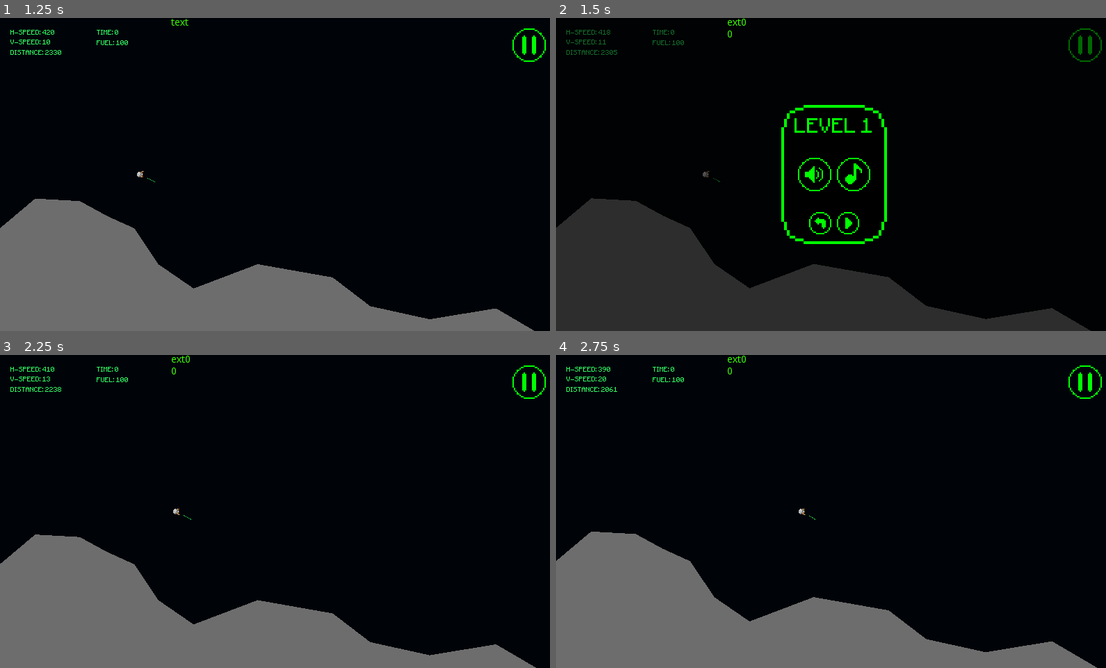
Above: before the commit, frames 1-4 (two rows, left to right).
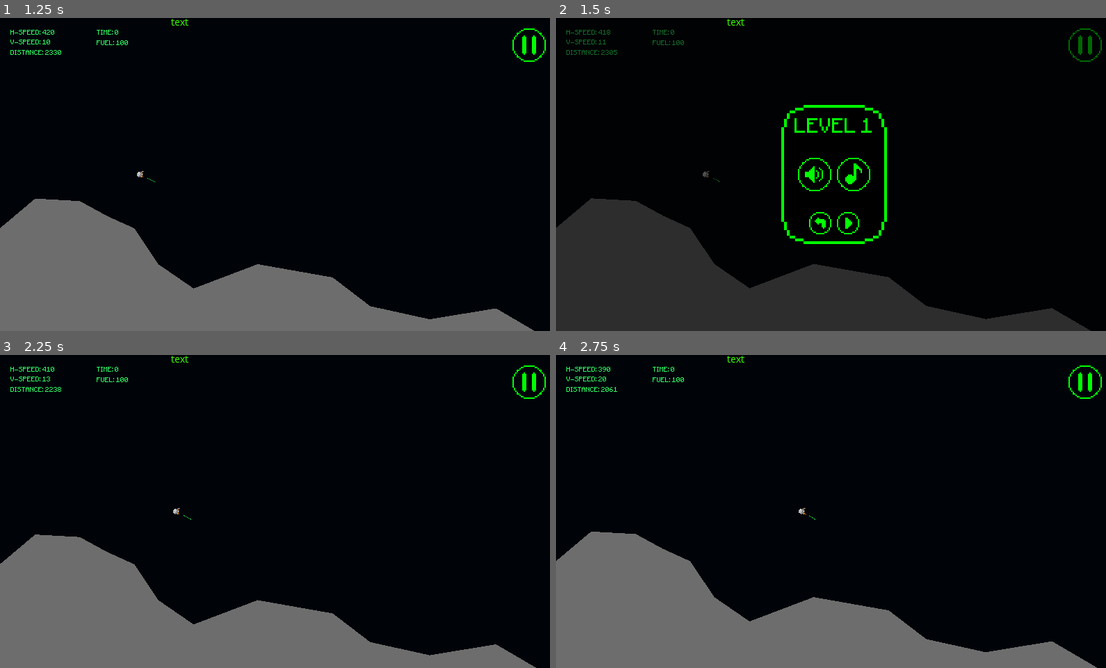
Above: after the commit, the same moments.

Repository: carlosebmachado-games/MoonLander
Game: Godot game, scene res://scenes/menus/main_menu.tscn
Two runs of this game, one before a commit and one after it. Both use one fixed random seed, a clock stepped at 60 frames per second and the inputs below.
Inputs (mouse positions are in pixels of both pictures, inside the frame that each line leads up to):
- Up to frame 1 (1.25 s): click (280, 180) at 0.5 s
- Up to frame 2 (1.5 s): click (1084, 46) at 1.25 s
- Up to frame 3 (2.25 s): click (291, 561) at 2 s
- Up to frame 4 (2.75 s): no input

Frame 1 is identical in both runs. In frame 2, less than 0.1% of the frame differs, in the area x 27-35%, y 0-50%; in frame 3, less than 0.1%; in frame 4, less than 0.1%, in the area x 31-46%, y 0-52%.

Commit message:
update html game

Diff:
--- a/src/scenes/prefabs/lander.gd
+++ b/src/scenes/prefabs/lander.gd
@@ -38,7 +38,34 @@
 	#Input.parse_input_event(ev)
 	get_tree().input_event(ev)
 
+var input_control = []
+
 func _input(event):
+	# handle touch input
+	if event is InputEventScreenTouch:
+		if event.get_position().x < 400:
+			print('left')
+			var i = event.get_index()
+			if i in input_control:
+				print('enable left')
+				input_left = false
+				input_control.remove(i)
+			else:
+				print('disable left')
+				input_left = true
+				input_control.append(i)
+		else:
+			print('right')
+			var i = event.get_index()
+			if i in input_control:
+				print('enable right')
+				input_right = false
+				input_control.remove(i)
+			else:
+				print('disable right')
+				input_right = true
+				input_control.append(i)
+
 	# handle debug keyboard input
 #	if Input.is_action_pressed("player_left"):
 #		input_left = true
@@ -48,25 +75,6 @@
 #		input_right = true
 #	else:
 #		input_right = false
-
-	# handle touch input
-	if event is InputEventScreenTouch:
-		print(event.get_index())
-		var lbl = game.get_child(0).get_child(2)
-		var txt = lbl.text
-		if txt.length() > 5:
-			lbl.text = txt.substr(txt.length() - 5, 5) + str(event.get_index()) + '\n'
-		else:
-			lbl.text += str(event.get_index()) + '\n'
-#	if Input.is_mouse_button_pressed(1):
-#		if event.position.x < 400:
-#			input_left = true
-#		else:
-#			input_left = false
-#		if event.position.x > 400:
-#			input_right = true
-#		else:
-#			input_right = false
 
 func _process(_delta):
 	if Input.is_action_pressed("player_left"):
Not shown, changed: bin/html/game.html
Not shown, changed: bin/html/game.pck
Not shown, changed: docs/game.html
Not shown, changed: docs/game.pck
